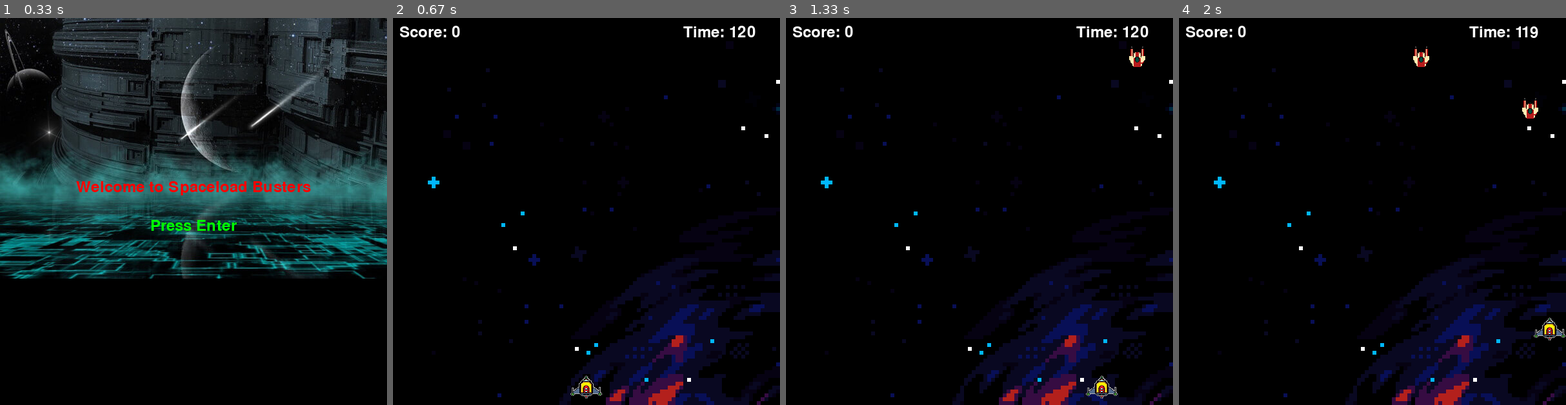
Above: before the commit, frames 1-4 (left to right).
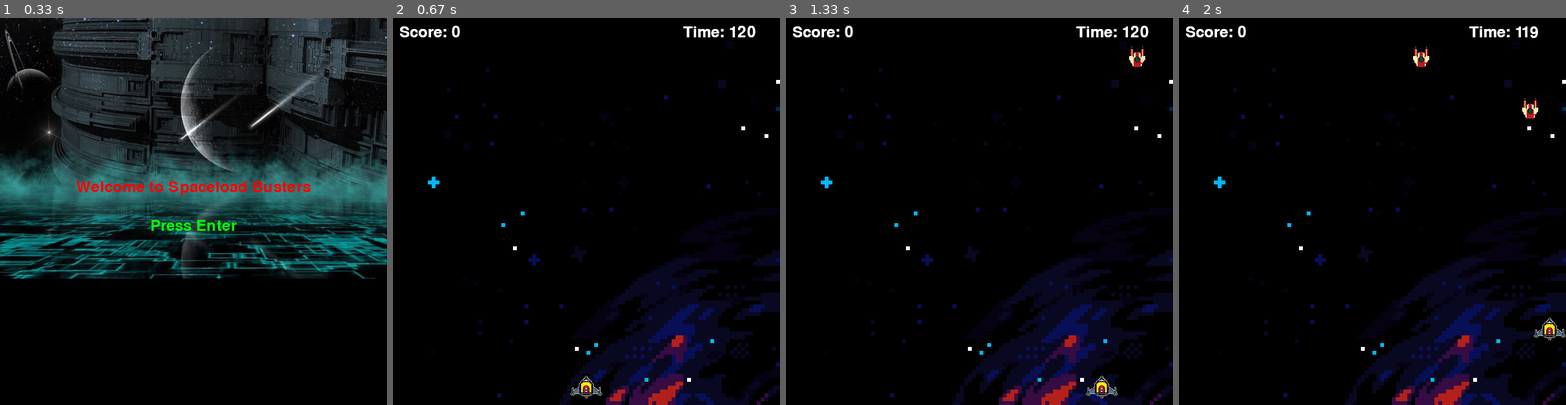
Above: after the commit, the same moments.

Repository: lowroll06/challenge-week-TBA
Game: pygame game, started from challenge arch2/game5.py
Two runs of this game, one before a commit and one after it. Both use one fixed random seed, a clock stepped at 60 frames per second and the inputs below.
Inputs:
- Up to frame 1 (0.33 s): no input
- Up to frame 2 (0.67 s): tap Enter at 0.33 s
- Up to frame 3 (1.33 s): hold Space 0.67-1.13 s; hold Right 0.67-1.13 s; hold Right from 1.17 s (still down)
- Up to frame 4 (2 s): release Right at 1.63 s; hold Up 1.67-1.97 s

Frame 1 is identical in both runs. In frame 2, 0.2% of the frame differs, in the area x 1-94%, y 2-5%; in frame 3, 0.2%; in frame 4, 0.2%.

Commit message:
enemy lasers added

Diff:
--- a/challenge arch2/game5.py
+++ b/challenge arch2/game5.py
@@ -20,8 +20,9 @@
 enemy_image = pygame.image.load("img/enemyimg.png")
 laser_image = pygame.image.load("img/laser.gif")
 boss_image = pygame.image.load("img/boss.gif")
-boss_explosion_image = pygame.image.load("img/explosionboss.png"
-)
+boss_explosion_image = pygame.image.load("img/explosionboss.png")
+enemy_laser_image = pygame.image.load("img/laserenemy.png")
+
 
 # Load the boss explosion image
 boss_explosion_image = pygame.image.load("img/explosionboss.png").convert()
@@ -36,6 +37,8 @@
 laser_image = pygame.transform.scale(laser_image, (5, 20))
 explosion_frames = [pygame.transform.scale(frame, (50, 50)) for frame in explosion_frames]
 boss_image = pygame.transform.scale(boss_image, (200, 150))
+enemy_laser_image = pygame.transform.scale(enemy_laser_image, (10, 30))
+
 
 # Load sound effects
 laser_sound = pygame.mixer.Sound("img/lasersound2.mp3")  # Replace with actual path to your sound file
@@ -64,6 +67,10 @@
 boss_health_bar_height = 15  # Height of the health bar
 boss_health_bar_color = (255, 0, 0)  # Red for the health
 boss_health_bar_border_color = WHITE  # Border color
+
+enemy_lasers = []
+enemy_laser_speed = 5  # Speed of enemy lasers
+enemy_laser_cooldown = 60  # Delay (in frames) between shots
 
 # Enemy settings
 enemy_width, enemy_height = 50, 40
@@ -383,9 +390,38 @@
             enemy_timer +=1.5
             laser_speed = 50
 
+        if score >= 15:
+            for enemy in enemies:
+                if random.randint(0, 100) < 2:  # 2% chance to shoot per frame
+                    enemy_lasers.append(pygame.Rect(
+                        enemy.x + enemy.width // 2 - enemy_laser_image.get_width() // 2,
+                        enemy.y + enemy.height,
+                        enemy_laser_image.get_width(),
+                        enemy_laser_image.get_height()
+                    ))
+
         if score >= 20:
-            enemy_timer += 3
+            enemy_timer += 2
             laser_speed = 60
+
+        for enemy_laser in enemy_lasers[:]:
+            enemy_laser.y += enemy_laser_speed
+            if enemy_laser.y > HEIGHT:  # Remove off-screen lasers
+                enemy_lasers.remove(enemy_laser)
+            else:
+                screen.blit(enemy_laser_image, (enemy_laser.x, enemy_laser.y))
+
+        player_rect = pygame.Rect(player_x, player_y, player_width, player_height)
+        for enemy_laser in enemy_lasers:
+            if enemy_laser.colliderect(player_rect):
+                show_menu("Game Over! You were hit by an enemy laser.")
+                return
+
+        display_score(score)
+        display_time(remaining_time)
+
+        pygame.display.flip()
+
 
         # Update enemies
         for enemy in enemies[:]:
Binary file added: img/laserenemy.png
